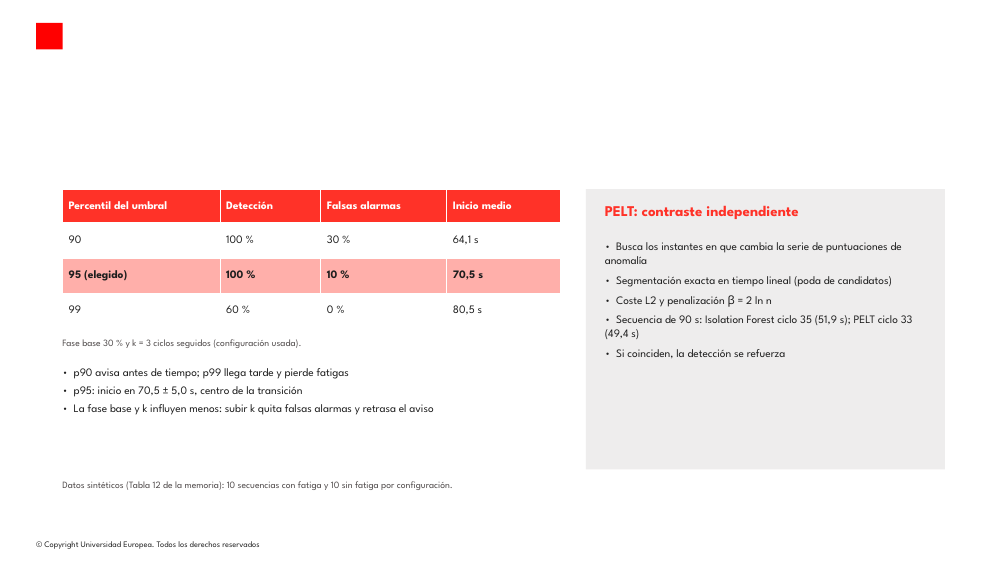
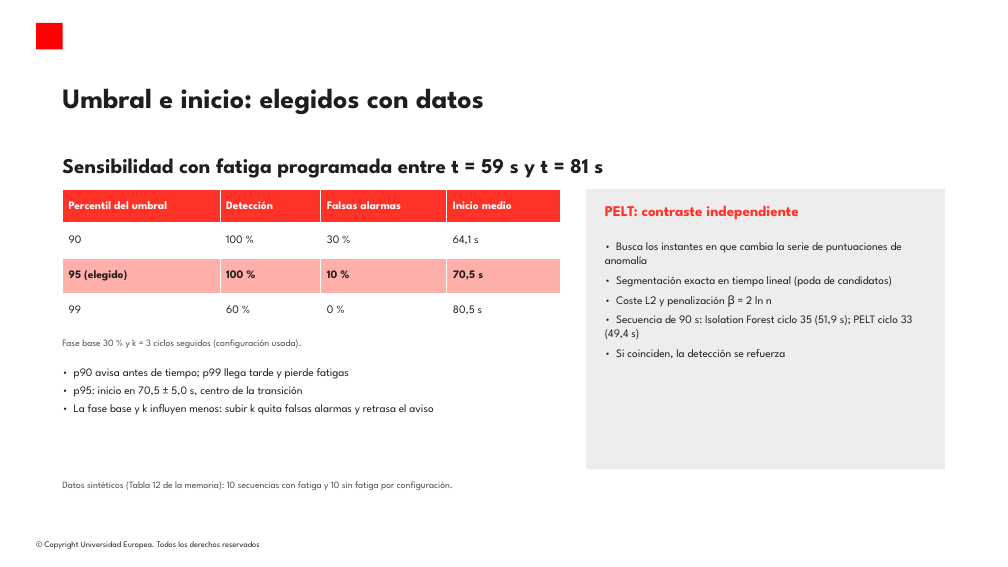
Before and after one commit to modeliana1-rgb/Strokelab, a slide deck: slide 10 of presentacion/StrokeLab_apoyo_preguntas.pptx. Drawn at 1008x567 pixels with LibreOffice and Linux fonts; fonts in the diff are those of the drawing; background and template pictures are left out. Boxes give left, top, right and bottom in pixels: in the first picture for what was removed or moved away, otherwise in the second. Text is boxed around its words. In the diff, an @@ line names an element or a change of style, - is before the commit and + after.

```diff
--- a/presentacion/StrokeLab_apoyo_preguntas.pptx
+++ b/presentacion/StrokeLab_apoyo_preguntas.pptx
@@ title added at [62, 88, 484, 114], 32 pt, text #1E1E1E, bold @@
+Umbral e inicio: elegidos con datos
@@ text added at [62, 158, 603, 178], 24 pt, text #1E1E1E, bold @@
+Sensibilidad con fatiga programada entre t = 59 s y t = 81 s
```
Also in this commit, not shown: 11 other slides changed, 1 slide added, 1 slide removed, 3 other files.
